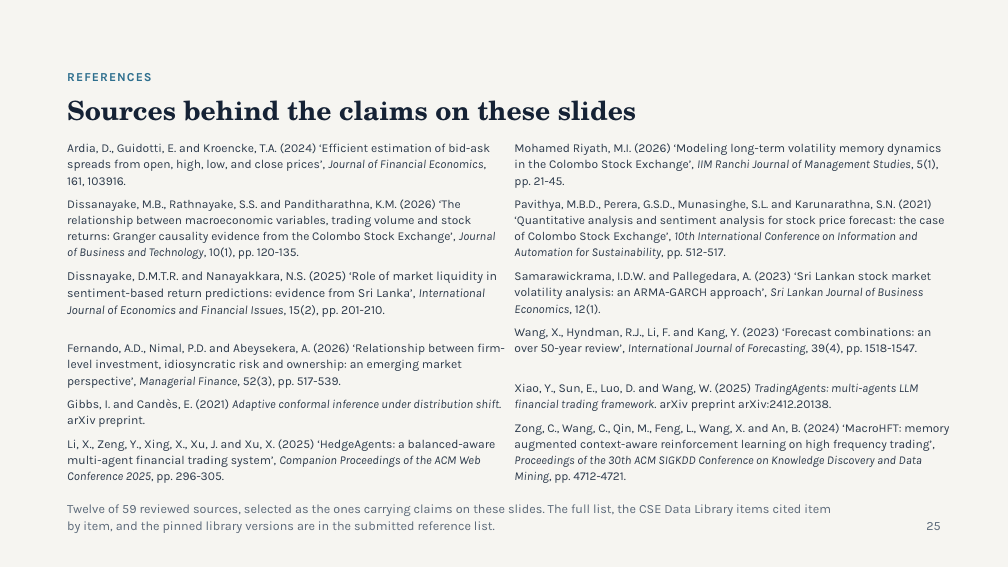
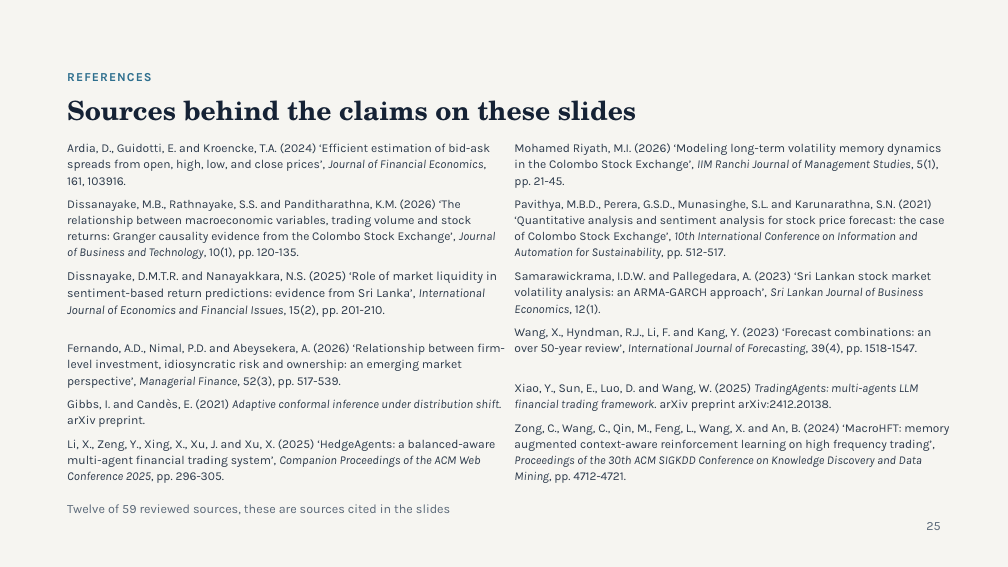
Before and after one commit to Shaahid02/my-obsidian-vault, a slide deck: slide 25 of FYP/Project Proposal/PP Deck 2026-11-05.pptx. Drawn at 1008x567 pixels with LibreOffice and Linux fonts; fonts in the diff are those of the drawing. Boxes give left, top, right and bottom in pixels: in the first picture for what was removed or moved away, otherwise in the second. Text is boxed around its words. In the diff, an @@ line names an element or a change of style, - is before the commit and + after.

```diff
--- a/FYP/Project Proposal/PP Deck 2026-11-05.pptx
+++ b/FYP/Project Proposal/PP Deck 2026-11-05.pptx
@@ text at (67,504,450,514): text changed @@
-Twelve of 59 reviewed sources, selected as the ones carrying claims on these slides. The full list, the CSE Data Library items cited item by item, and the pinned library versions are in the submitted reference list.
+Twelve of 59 reviewed sources, these are sources cited in the slides
```
Also in this commit, not shown: 17 other slides changed, 1 other file.
